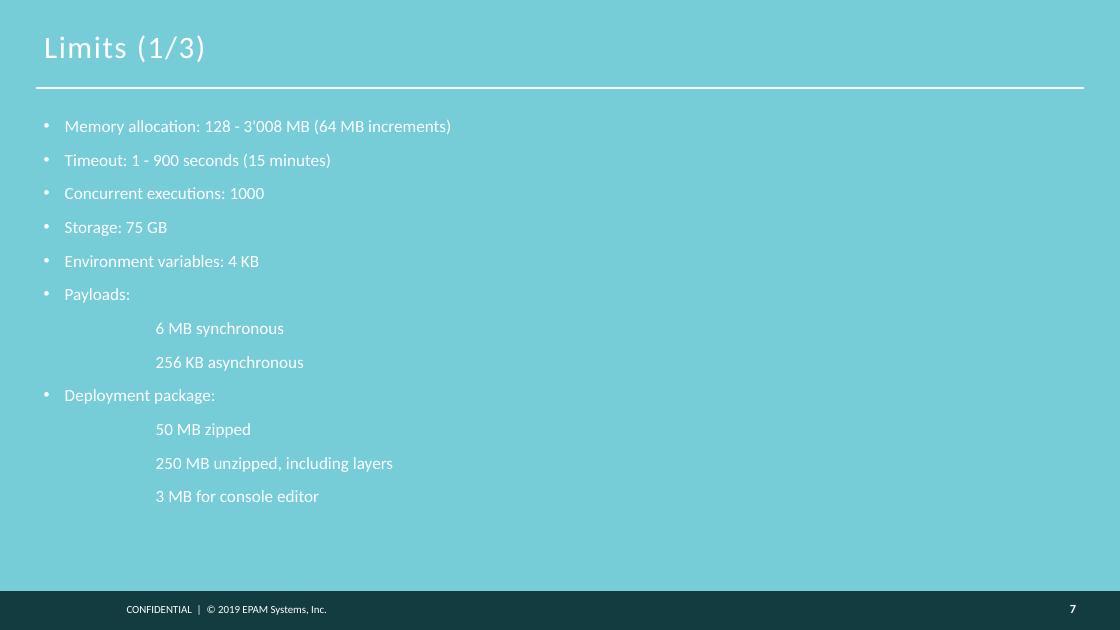
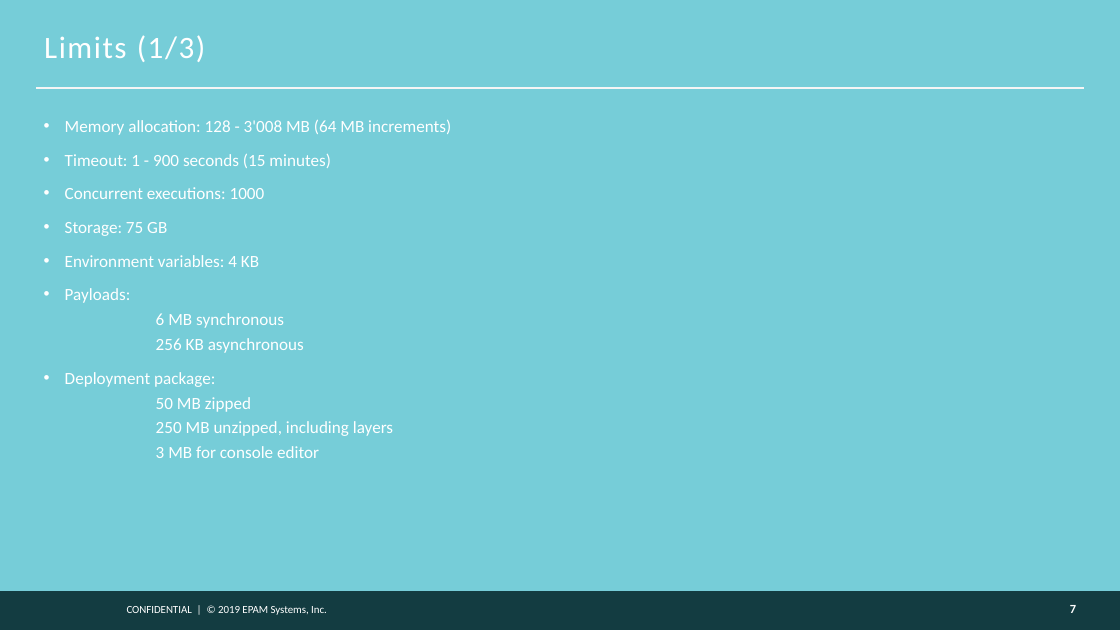
Before and after one commit to ChristophShyper/presentation-lambda, a slide deck: slide 7 of Presentation.pptx. Drawn at 1120x630 pixels with LibreOffice and Linux fonts; fonts in the diff are those of the drawing; background and template pictures are left out. Boxes give left, top, right and bottom in pixels: in the first picture for what was removed or moved away, otherwise in the second. Text is boxed around its words. In the diff, an @@ line names an element or a change of style, - is before the commit and + after.

Commit message:
Updated Powerpoint presentation

```diff
--- a/Presentation.pptx
+++ b/Presentation.pptx
@@ text at (65,288,393,458): text changed @@
-• Payloads:
-6 MB synchronous
-256 KB asynchronous
-• Deployment package:
-50 MB zipped
-250 MB unzipped, including layers
-3 MB for console editor
+• Payloads:
+  6 MB synchronous
+  256 KB asynchronous
+• Deployment package:
+  50 MB zipped
+  250 MB unzipped, including layers
+  3 MB for console editor
```
Also in this commit, not shown: 2 other slides changed, 4 other files.
